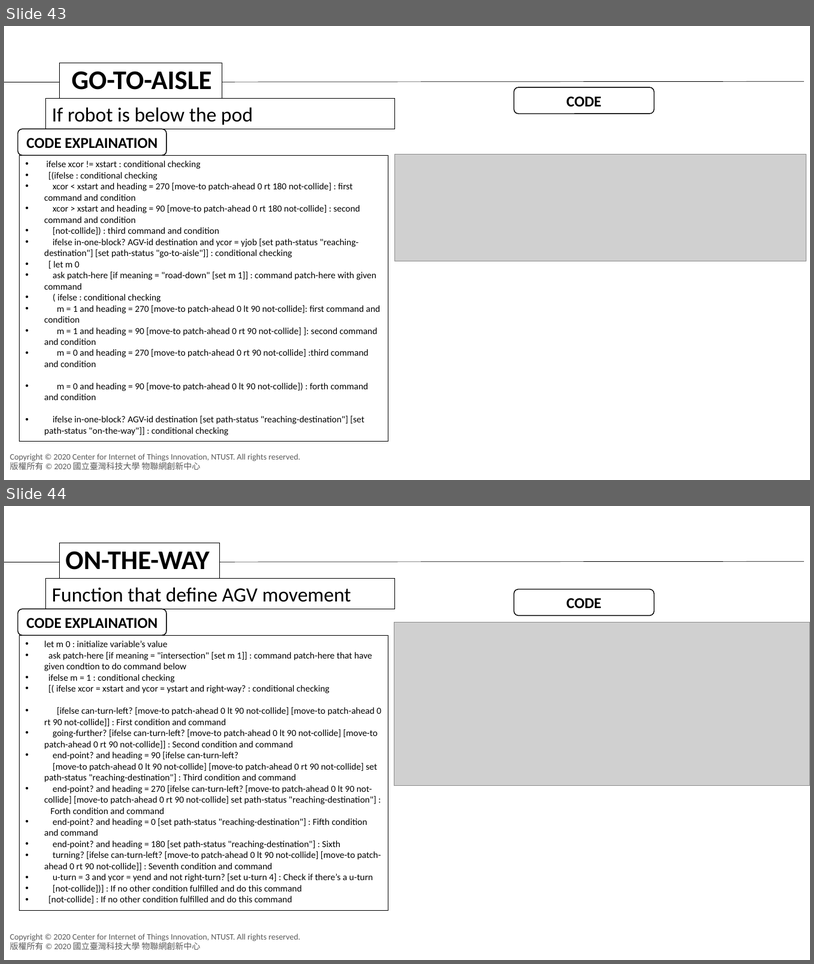
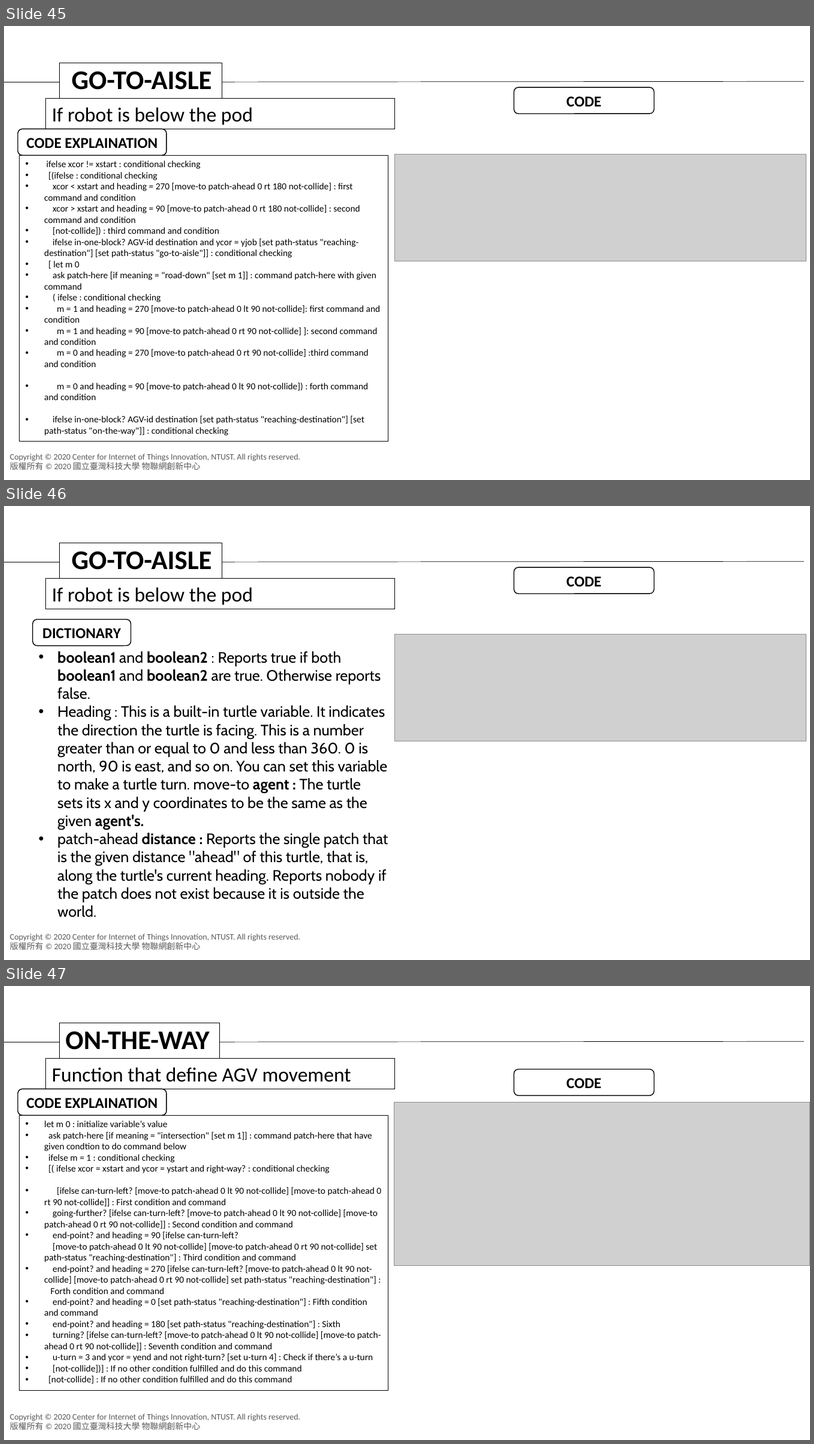
Before and after one commit to agnesyosephine/kiva, a slide deck: Tutorial/Code Learning-Ryanda.pptx. Shown one above the other, each under a label of ours: slides 43 and 44 before the commit, slides 45, 46 and 47 after it. The pictures are 814x964 and 814x1444 pixels, drawn with LibreOffice and Linux fonts; fonts in the diff are those of the drawing; grey boxes stand for pictures; background and template pictures are left out. Boxes give left, top, right and bottom in pixels: in the first picture for what was removed or moved away, otherwise in the second. Text is boxed around its words. In the diff, an @@ line names an element or a change of style, - is before the commit and + after.

Commit message:
Update

```diff
--- a/Tutorial/Code Learning-Ryanda.pptx
+++ b/Tutorial/Code Learning-Ryanda.pptx
@@ slide 46 added at [4,506,810,960], background #FFFFFF; not listed: 2 template elements that a slide beside it also shows @@
@@ rectangle added at [60,543,222,579], fill #FFFFFF, outline #000000 0.75 pt, 32 pt, text #000000, bold @@
+GO-TO-AISLE
@@ line added from (4, 562) to (804, 562), #000000 0.5 pt @@
@@ rounded rectangle added at [515,567,655,594], fill #FFFFFF, outline #000000 1 pt, 18 pt, text #000000, bold @@
+CODE
@@ rectangle added at [46,579,395,609], outline #000000 0.75 pt, 24 pt, text #000000 @@
+If robot is below the pod
@@ rounded rectangle added at [32,619,131,646], fill #FFFFFF, outline #000000 1 pt, 18 pt, text #000000, bold @@
+DICTIONARY
@@ picture added at [395,634,807,741] @@
@@ text added at [57,651,388,917], 18 pt, text #000000 @@
+• boolean1 and boolean2 : Reports true if both boolean1 and boolean2 are true. Otherwise reports false.
+• Heading : This is a built-in turtle variable. It indicates the direction the turtle is facing. This is a number greater than or equal to 0 and less than 360. 0 is north, 90 is east, and so on. You can set this variable to make a turtle turn. move-to agent : The turtle sets its x and y coordinates to be the same as the given agent's.
+• patch-ahead distance : Reports the single patch that is the given distance "ahead" of this turtle, that is, along the turtle's current heading. Reports nobody if the patch does not exist because it is outside the world.
@@ what was slide 43 is now slide 45 @@
@@ what was slide 44 is now slide 47 @@
```
Also in this commit, not shown: 1 slide changed, 3 other slides added.
